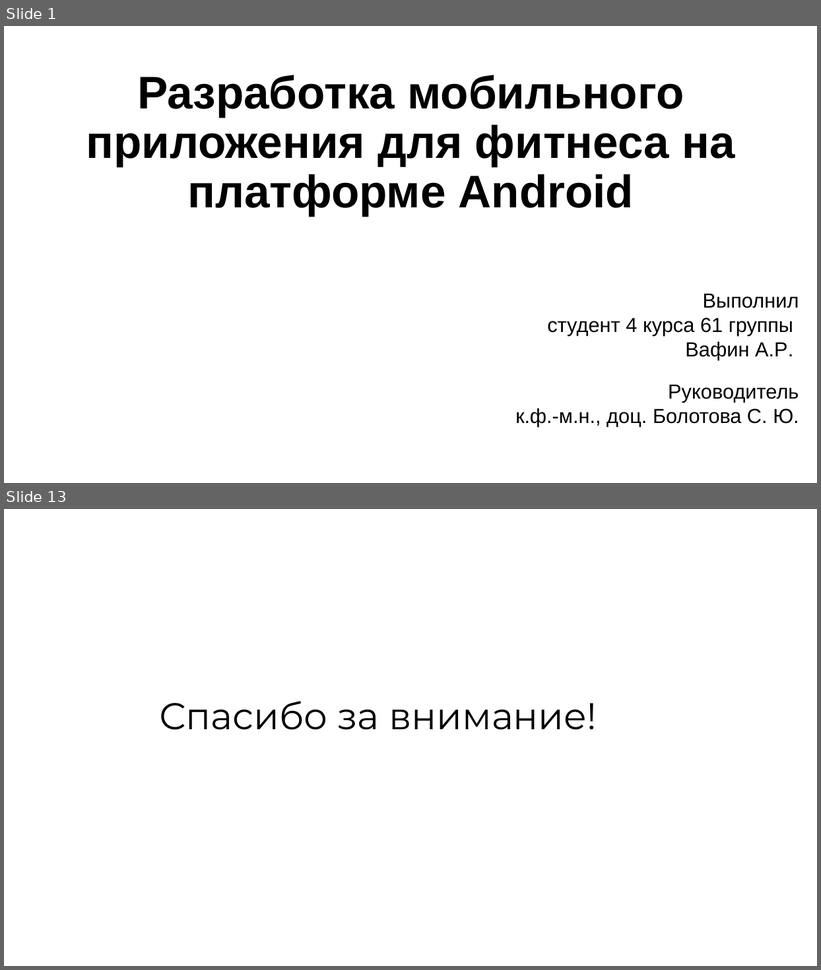
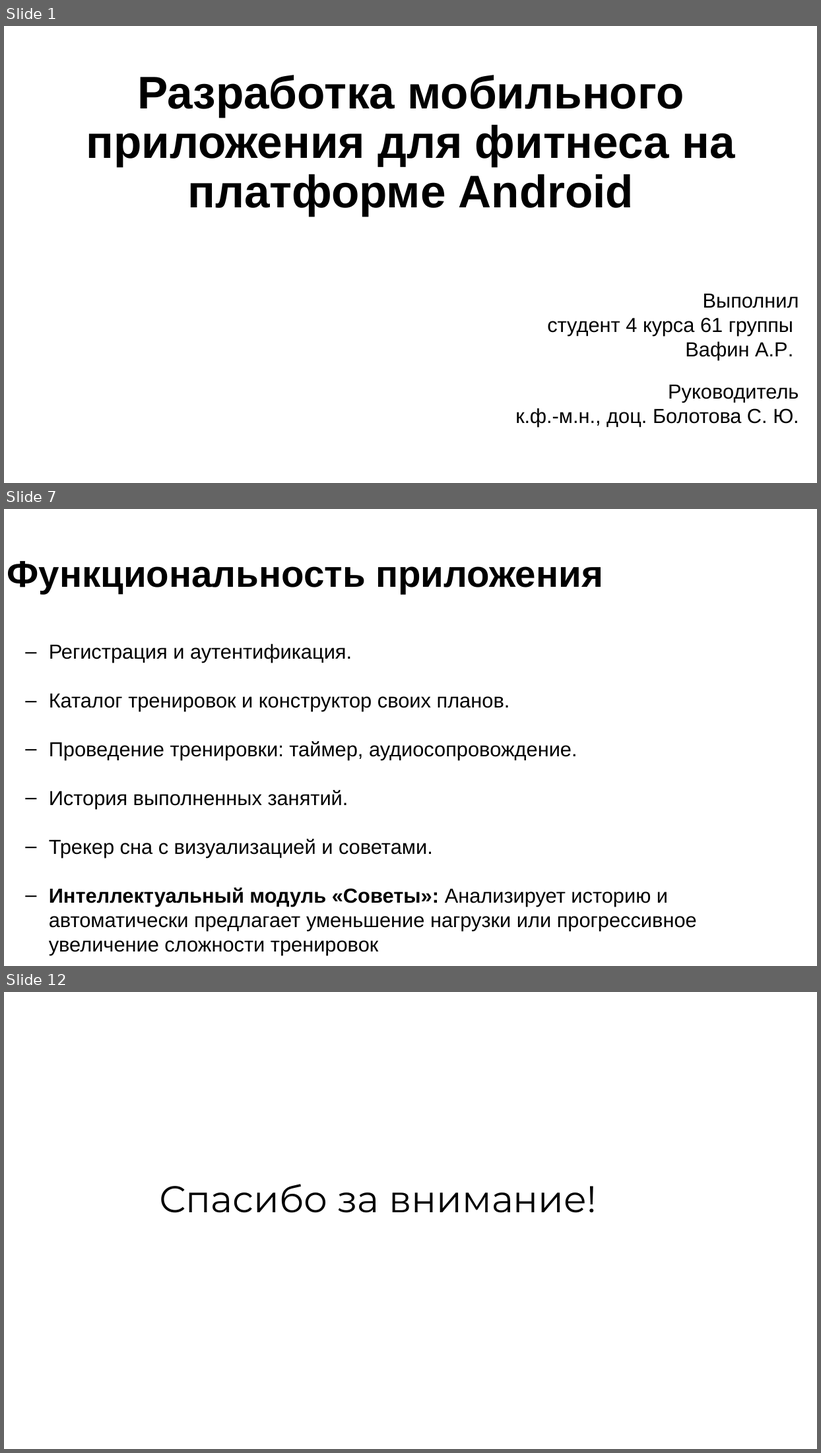
Before and after one commit to vafeenHub/VSU-scientific-activities_6-7-8-semester, a slide deck: src/works/diploma/presentation.odp. Shown one above the other, each under a label of ours: slides 1 and 13 before the commit, slides 1, 7 and 12 after it; the slides between them are not shown. The pictures are 821x970 and 821x1453 pixels, drawn with LibreOffice and Linux fonts; fonts in the diff are those of the drawing. Boxes give left, top, right and bottom in pixels: in the first picture for what was removed or moved away, otherwise in the second. Text is boxed around its words. In the diff, an @@ line names an element or a change of style, - is before the commit and + after.

```diff
--- a/src/works/diploma/presentation.odp
+++ b/src/works/diploma/presentation.odp
@@ slide 7 added at box(4, 509, 817, 966), background #FFFFFF @@
@@ title added at box(7, 561, 603, 593), 44 pt, text #000000, bold @@
+Функциональность приложения
@@ text added at box(49, 644, 697, 955), 24 pt, text #000000 @@
+– Регистрация и аутентификация.
+– Каталог тренировок и конструктор своих планов.
+– Проведение тренировки: таймер, аудиосопровождение.
+– История выполненных занятий.
+– Трекер сна с визуализацией и советами.
+– Интеллектуальный модуль «Советы»: Анализирует историю и автоматически предлагает уменьшение нагрузки или прогрессивное увеличение сложности тренировок
@@ what was slide 13 is now slide 12 @@
```
Also in this commit, not shown: 5 slides changed, 4 other slides added, 6 slides removed, 3 other files.
